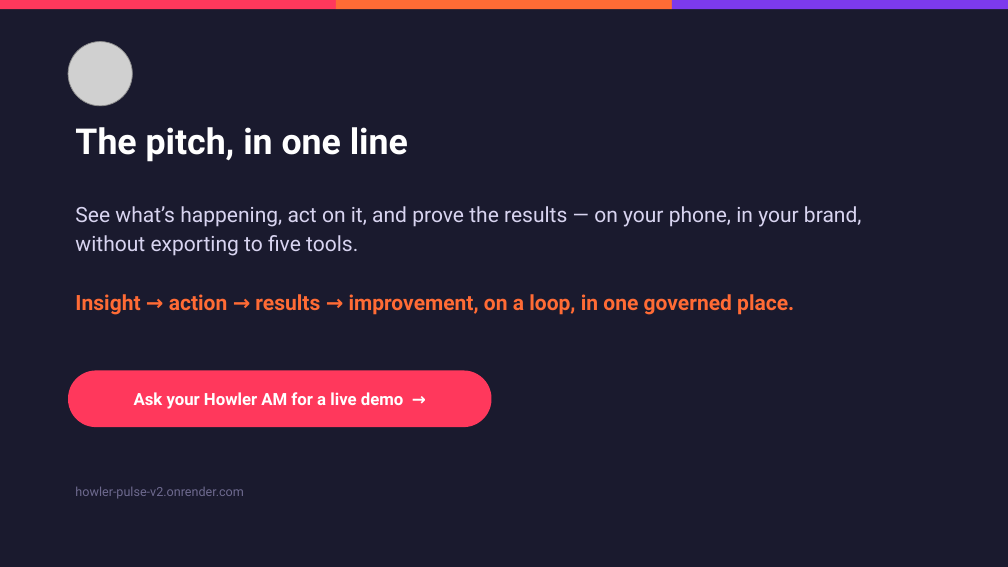
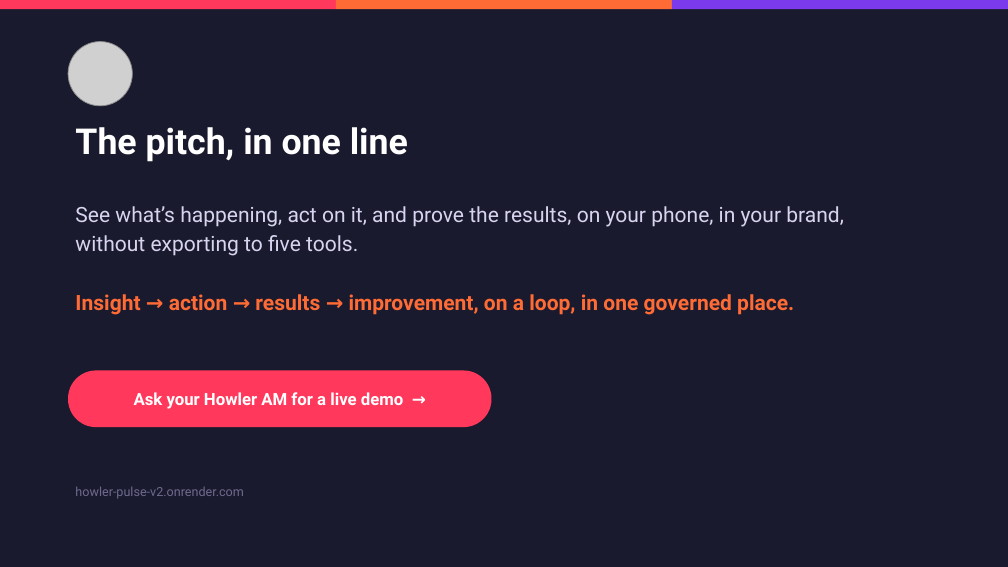
Before and after one commit to Shai-Xai/Shai-looker2, a slide deck: slide 13 of docs/sales-collateral/Pulse-Sales-Deck.pptx. Drawn at 1008x567 pixels with LibreOffice and Linux fonts; fonts in the diff are those of the drawing; grey boxes stand for pictures. Boxes give left, top, right and bottom in pixels: in the first picture for what was removed or moved away, otherwise in the second. Text is boxed around its words. In the diff, an @@ line names an element or a change of style, - is before the commit and + after.

```diff
--- a/docs/sales-collateral/Pulse-Sales-Deck.pptx
+++ b/docs/sales-collateral/Pulse-Sales-Deck.pptx
@@ text at bbox=[75, 206, 844, 256]: text changed @@
-See what’s happening, act on it, and prove the results — on your phone, in your brand, without exporting to five tools.
+See what’s happening, act on it, and prove the results, on your phone, in your brand, without exporting to five tools.
```
Also in this commit, not shown: 12 other slides changed, 3 other files.
